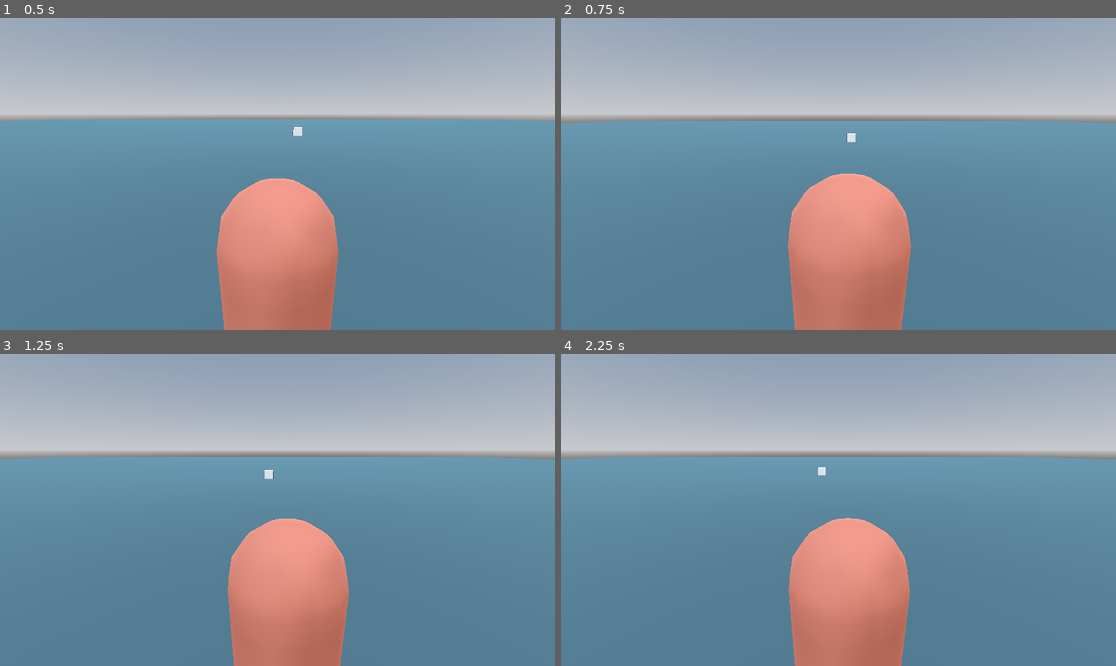
Above: before the commit, frames 1-4 (two rows, left to right).
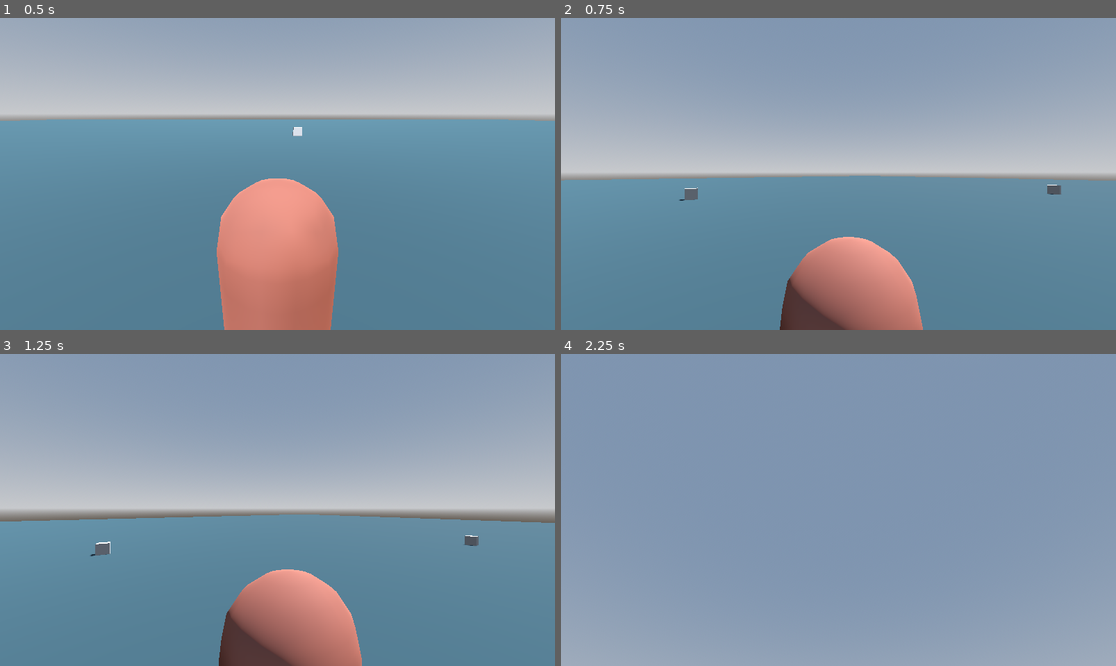
Above: after the commit, the same moments.

Repository: 4rg43n/faf-game
Game: Godot game, scene res://scenes/argaen/test_island.tscn
The game is run twice, just before and just after one commit, with the same random seed, the same clock (stepped at 60 frames per second) and the same inputs.
Inputs (mouse positions are in pixels of both pictures, inside the frame that each line leads up to):
- Up to frame 1 (0.5 s): no input
- Up to frame 2 (0.75 s): tap Enter (ui_accept) at 0.5, 0.6 s; move the mouse to (960, 158) at 0.52 s; hold D (move_right) from 0.53 s (still down)
- Up to frame 3 (1.25 s): keep holding D (move_right); tap Space (jump, bound only after the commit) at 0.77, 0.8, 1.07 s
- Up to frame 4 (2.25 s): move the mouse to (727, 525) at 1.27 s; release D (move_right) at 1.28 s; hold S (move_down) 1.28-2.03 s; tap Space (jump, bound only after the commit) at 1.35, 1.52, 1.82 s; tap Enter (ui_accept) at 1.55, 2.1 s; move the mouse to (894, 441) at 2.02 s; hold D (move_right) from 2.03 s (still down)

Frame 1 is identical in both runs. In frame 2, 46% of the frame differs, in the area x 0-100%, y 12-100%; in frame 3, 46%; in frame 4, 91%, in the area x 0-100%, y 0-100%.

Commit message:
basic third player movement and capsule player

Diff:
--- a/game/project.godot
+++ b/game/project.godot
@@ -100,6 +100,27 @@
 "script": null
 )]
 }
+jump={
+"deadzone": 0.2,
+"events": [Object(InputEventKey,
+"resource_local_to_scene": false,
+"resource_name": "",
+"device": -1,
+"window_id": 0,
+"alt_pressed": false,
+"shift_pressed": false,
+"ctrl_pressed": false,
+"meta_pressed": false,
+"pressed": false,
+"keycode": 0,
+"physical_keycode": 32,
+"key_label": 0,
+"unicode": 32,
+"location": 0,
+"echo": false,
+"script": null
+)]
+}
 
 [physics]
 
--- a/game/scripts/player/player_capsule_controller.gd
+++ b/game/scripts/player/player_capsule_controller.gd
@@ -1,8 +1,8 @@
 extends CharacterBody3D
 
 
-const SPEED = 5.0
-const JUMP_VELOCITY = 4.5
+@export var SPEED:float = 5.0
+@export var JUMP_VELOCITY = 6
 
 
 func _physics_process(delta: float) -> void:
@@ -11,7 +11,7 @@
 		velocity += get_gravity() * delta
 
 	# Handle jump.
-	if Input.is_action_just_pressed("ui_accept") and is_on_floor():
+	if Input.is_action_just_pressed("jump") and is_on_floor():
 		velocity.y = JUMP_VELOCITY
 
 	# Get the input direction and handle the movement/deceleration.
--- a/game/scripts/player/tps_cam.gd
+++ b/game/scripts/player/tps_cam.gd
@@ -5,31 +5,29 @@
 @export var follow_offset:=Vector3(0,2.5,1.5)
 @export var follow_rot:=Vector3(-16.5,0,0)
 @export var cam_sensitivity:=0.5
-@export var invert_look:=1
+@export var invert_look:=-1
 
 # Called when the node enters the scene tree for the first time.
 func _ready() -> void:
-	#Input.mouse_mode=Input.MOUSE_MODE_CAPTURED
-	pass
+	Input.mouse_mode=Input.MOUSE_MODE_CAPTURED
+	#pass
 
 
 # Called every frame. 'delta' is the elapsed time since the previous frame.
 func _process(delta: float) -> void:
-	#var new_pos:Vector3=player.to_global(follow_offset)
 	position=player.get_global_transform_interpolated()*follow_offset
 	rotation.y=player.rotation.y
 
-#func _unhandled_input(event: InputEvent) -> void:
-	#if event is InputEventMouseMotion:
-		## event.relative = how far the mouse moved this event, in pixels
-		#
-		## yaw affects the player
-		#var deltax:float= event.relative.x * cam_sensitivity
-		#var yaw:float=rotation_degrees.y + deltax
-		#player.rotation_degrees.y = yaw
-		#print("yaw: "+str(yaw)+" deltax: "+str(deltax))
-		#
-		## camera pitch
-		#var deltay:float= event.relative.y * cam_sensitivity
-		#var pitch:float=clamp(rotation_degrees.x + invert_look*deltay, -80,80)
-		#rotation_degrees.x=pitch
+func _unhandled_input(event: InputEvent) -> void:
+	if event is InputEventMouseMotion:
+		# event.relative = how far the mouse moved this event, in pixels
+
+		# yaw affects the player
+		var deltax:float= -event.relative.x * cam_sensitivity
+		var yaw:float=rotation_degrees.y + deltax
+		player.rotation_degrees.y = yaw
+
+		# camera pitch
+		var deltay:float= event.relative.y * cam_sensitivity
+		var pitch:float=clamp(rotation_degrees.x + invert_look*deltay, -80,80)
+		rotation_degrees.x=pitch
